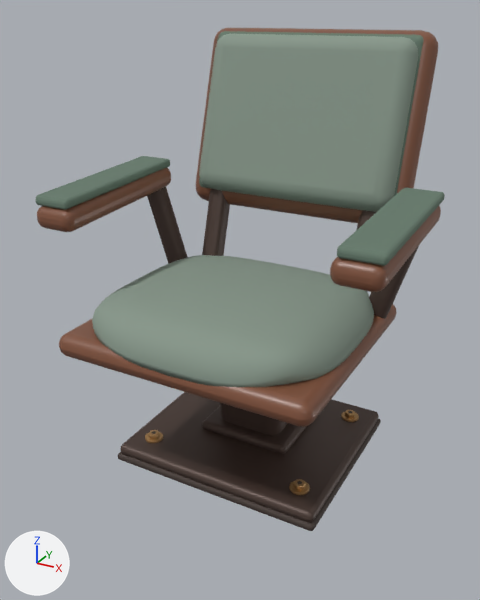
Renders of the Blender file assets/models/furniture/fixed-desk-chair.blend from each side of a commit.
The view is the same before and after, from a 50 mm lens placed at (0.757, -1.419, 1.182), pointed at (-0.016, -0.012, 0.478). The axes (+X, +Y, +Z) are drawn at lower left. The lights are the same throughout. The first picture is the older version.

Objects in the first picture: 'Anchor bolt', 'Anchor bolt.002', 'Anchor bolt.003', 'Back cushion', 'Bolted floor plate', 'Fixed pedestal', 'Flange washer', 'Flange washer.002', 'Flange washer.003', 'Floor gasket', 'Left arm padding', 'Left arm support', 'Left walnut arm rail', 'Pedestal lower collar', 'Right arm padding', 'Right walnut arm rail', 'Seat cushion', 'Walnut back shell', 'Walnut seat pan' and 4 more.
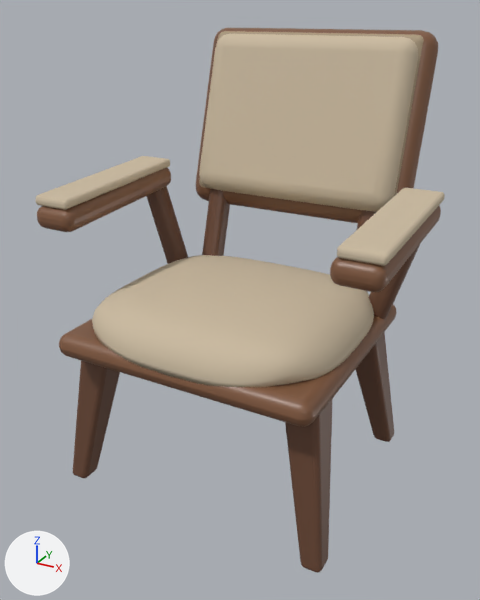
Edits to the bpy script that builds the scene:
```text
Change me_upholstered_seat_surface:
    remove me_upholstered_seat_surface.from_pydata(...)  # 706 vertices, 768 faces; spans x -0.326..0.326, y -0.368..0.246, z 0.422..0.531
    add me_upholstered_seat_surface.from_pydata(...)  # 770 vertices, 832 faces; spans x -0.326..0.326, y -0.368..0.246, z 0.422..0.531
    me_upholstered_seat_surface part 1: 704 faces spanning x -0.326..0.326, y -0.368..0.246, z 0.422..0.531 switch from mat_sage_upholstery (grey #87978a) to mat_oatmeal_upholstery (beige #cbbba1)
    edits to the shape of me_upholstered_seat_surface do not show in these pictures
    add me_upholstered_seat_surface.materials.append(mat_oatmeal_welt)  # beige #ac9a7f
Change me_cube_009:
    where me_cube_009.from_pydata(...)  # 152 vertices, 150 faces; spans x -0.051..0.051, y -0.221..0.221, z -0.031..0.012
    remove me_cube_009.materials.append(mat_upholstery_welt)  # greyish green #657a6b
    add me_cube_009.materials.append(mat_oatmeal_upholstery)  # beige #cbbba1
Change me_cube_013:
    where me_cube_013.from_pydata(...)  # 152 vertices, 150 faces; spans x -0.051..0.051, y -0.221..0.221, z -0.031..0.012
    remove me_cube_013.materials.append(mat_upholstery_welt)  # greyish green #657a6b
    add me_cube_013.materials.append(mat_oatmeal_upholstery)  # beige #cbbba1
Change me_cube_015:
    where me_cube_015.from_pydata(...)  # 8 vertices, 6 faces; spans x -0.295..0.295, y -0.046..0.046, z -0.221..0.221
    remove me_cube_015.materials.append(mat_sage_upholstery)  # grey #87978a
    add me_cube_015.materials.append(mat_oatmeal_upholstery)  # beige #cbbba1
Add me_right_rear_leg:
    me_right_rear_leg.from_pydata([(0.307, 0.226, 0.0), (0.359, 0.226, 0.0), (0.359, 0.284, 0.0), (0.307, 0.284, 0.0), (0.218, 0.11, 0.427), (0.308, 0.11, 0.427), (0.308, 0.208, 0.427), (0.218, 0.208, 0.427)], [], [(3, 2, 1, 0), (4, 5, 6, 7), (0, 1, 5, 4), (1, 2, 6, 5), (2, 3, 7, 6), (3, 0, 4, 7)])
    me_right_rear_leg.polygons.foreach_set('use_smooth', [True] * 6)
    me_right_rear_leg.materials.append(mat_walnut_frame)  # brown #6c4936
Add me_right_front_leg:
    me_right_front_leg.from_pydata([(0.319, -0.339, 0.0), (0.371, -0.339, 0.0), (0.371, -0.281, 0.0), (0.319, -0.281, 0.0), (0.233, -0.29, 0.427), (0.323, -0.29, 0.427), (0.323, -0.192, 0.427), (0.233, -0.192, 0.427)], [], [(3, 2, 1, 0), (4, 5, 6, 7), (0, 1, 5, 4), (1, 2, 6, 5), (2, 3, 7, 6), (3, 0, 4, 7)])
    me_right_front_leg.polygons.foreach_set('use_smooth', [True] * 6)
    me_right_front_leg.materials.append(mat_walnut_frame)  # brown #6c4936
Add me_left_front_leg:
    me_left_front_leg.from_pydata([(-0.371, -0.339, 0.0), (-0.319, -0.339, 0.0), (-0.319, -0.281, 0.0), (-0.371, -0.281, 0.0), (-0.323, -0.29, 0.427), (-0.233, -0.29, 0.427), (-0.233, -0.192, 0.427), (-0.323, -0.192, 0.427)], [], [(3, 2, 1, 0), (4, 5, 6, 7), (0, 1, 5, 4), (1, 2, 6, 5), (2, 3, 7, 6), (3, 0, 4, 7)])
    me_left_front_leg.polygons.foreach_set('use_smooth', [True] * 6)
    me_left_front_leg.materials.append(mat_walnut_frame)  # brown #6c4936
Remove ob_floor_gasket:
    ob_floor_gasket = bpy.data.objects.new('Floor gasket', me_cube)
Remove ob_bolted_floor_plate:
    ob_bolted_floor_plate = bpy.data.objects.new('Bolted floor plate', me_cube_001)
Remove ob_flange_washer:
    ob_flange_washer = bpy.data.objects.new('Flange washer', me_cylinder)
Remove ob_anchor_bolt:
    ob_anchor_bolt = bpy.data.objects.new('Anchor bolt', me_cylinder_001)
Remove ob_flange_washer_002:
    ob_flange_washer_002 = bpy.data.objects.new('Flange washer.002', me_cylinder_006)
Remove ob_anchor_bolt_002:
    ob_anchor_bolt_002 = bpy.data.objects.new('Anchor bolt.002', me_cylinder_007)
Remove ob_flange_washer_003:
    ob_flange_washer_003 = bpy.data.objects.new('Flange washer.003', me_cylinder_009)
Remove ob_anchor_bolt_003:
    ob_anchor_bolt_003 = bpy.data.objects.new('Anchor bolt.003', me_cylinder_010)
Remove ob_pedestal_lower_collar:
    ob_pedestal_lower_collar = bpy.data.objects.new('Pedestal lower collar', me_cube_002)
Remove ob_fixed_pedestal:
    ob_fixed_pedestal = bpy.data.objects.new('Fixed pedestal', me_cube_003)
Add ob_right_side_apron:
    ob_right_side_apron = bpy.data.objects.new('Right side apron', me_cube_008_1)  # a box spanning x -0.034..0.034, y -0.228..0.228, z -0.037..0.037; in mat_walnut_frame (brown #6c4936); modifiers BEVEL, WEIGHTED_NORMAL
    ob_right_side_apron.location = (0.281, -0.043, 0.389)
Add ob_right_rear_leg:
    ob_right_rear_leg = bpy.data.objects.new('Right rear leg', me_right_rear_leg)  # modifiers BEVEL, WEIGHTED_NORMAL
    ob_right_rear_leg.location = (0.0, 0.0, 0.0)
Add ob_right_front_leg:
    ob_right_front_leg = bpy.data.objects.new('Right front leg', me_right_front_leg)  # modifiers BEVEL, WEIGHTED_NORMAL
    ob_right_front_leg.location = (0.0, 0.0, 0.0)
Add ob_left_front_leg:
    ob_left_front_leg = bpy.data.objects.new('Left front leg', me_left_front_leg)  # modifiers BEVEL, WEIGHTED_NORMAL
    ob_left_front_leg.location = (0.0, 0.0, 0.0)
```

Changed parts and their boxes [x1, y1, x2, y2] in the pictures (480 x 600 px):
'Back cushion', recoloured (grey to beige)
    both: [199, 34, 418, 212]
'Bolted floor plate', deleted
    before: [120, 392, 379, 522]
'Right front leg', added (brown)
    after: [285, 397, 333, 573]
'Right arm padding', recoloured (greyish green to beige)
    both: [337, 188, 445, 266]
'Left front leg', added (brown)
    after: [73, 361, 120, 478]
'Left arm padding', recoloured (greyish green to beige)
    both: [35, 156, 170, 210]
'Right rear leg', added (brown)
    after: [355, 332, 394, 442]
'Floor gasket', deleted
    before: [118, 418, 381, 531]
'Pedestal lower collar', deleted
    before: [202, 405, 307, 454]
'Fixed pedestal', deleted
    before: [220, 403, 288, 435]
'Flange washer.002', deleted
    before: [289, 481, 310, 495]
'Anchor bolt.002', deleted
    before: [293, 479, 306, 490]
'Flange washer', deleted
    before: [145, 432, 163, 443]
'Flange washer.003', deleted
    before: [341, 411, 359, 422]
'Anchor bolt', deleted
    before: [148, 430, 160, 439]
'Anchor bolt.003', deleted
    before: [345, 410, 356, 418]
'Right side apron', added (mostly hidden)
    after: [333, 343, 376, 397]
part 1 of me_upholstered_seat_surface, recoloured (grey to beige)
    both: [92, 255, 374, 387]
